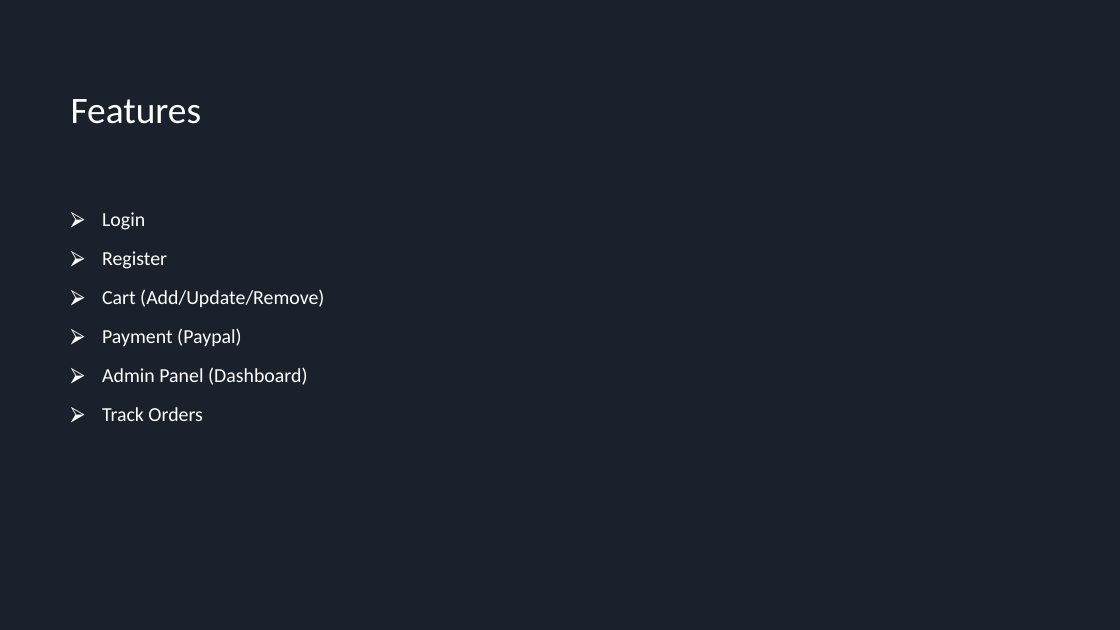
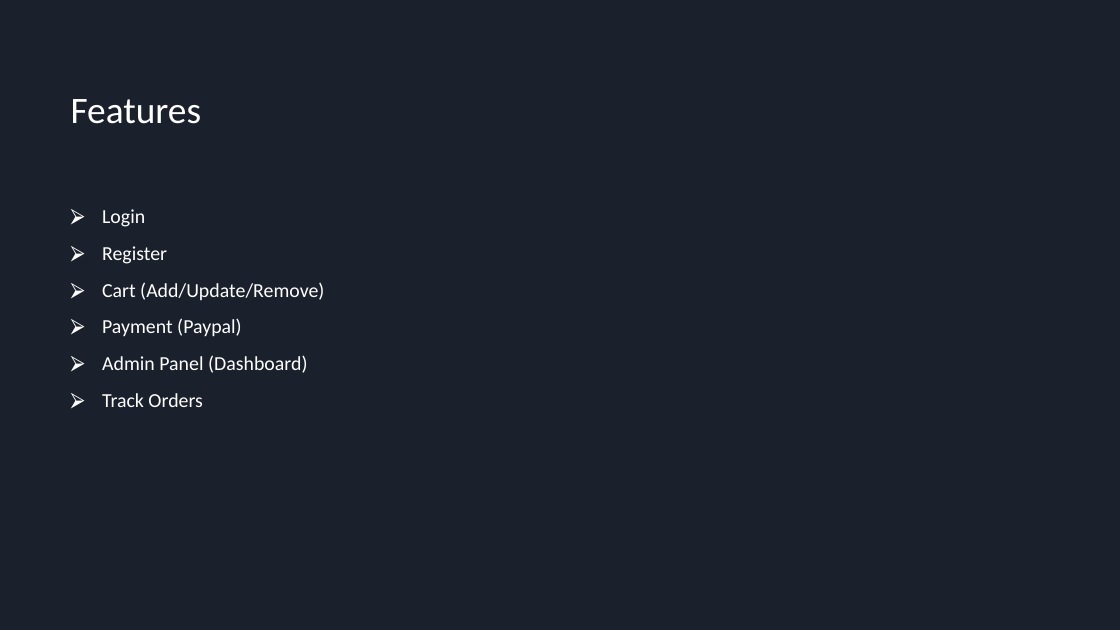
Before and after one commit to samcasmmm/Shoe_Ecom, a slide deck: slide 4 of Docs/ShoeShopEcom.pptx. Drawn at 1120x630 pixels with LibreOffice and Linux fonts; fonts in the diff are those of the drawing. Boxes give left, top, right and bottom in pixels: in the first picture for what was removed or moved away, otherwise in the second. Text is boxed around its words. In the diff, an @@ line names an element or a change of style, - is before the commit and + after.

```diff
--- a/Docs/ShoeShopEcom.pptx
+++ b/Docs/ShoeShopEcom.pptx
@@ text "Login" at (x1=102, y1=209, x2=324, y2=407): line spacing 1.15 to 1.05 @@
```
Also in this commit, not shown: 1 other slide changed.
